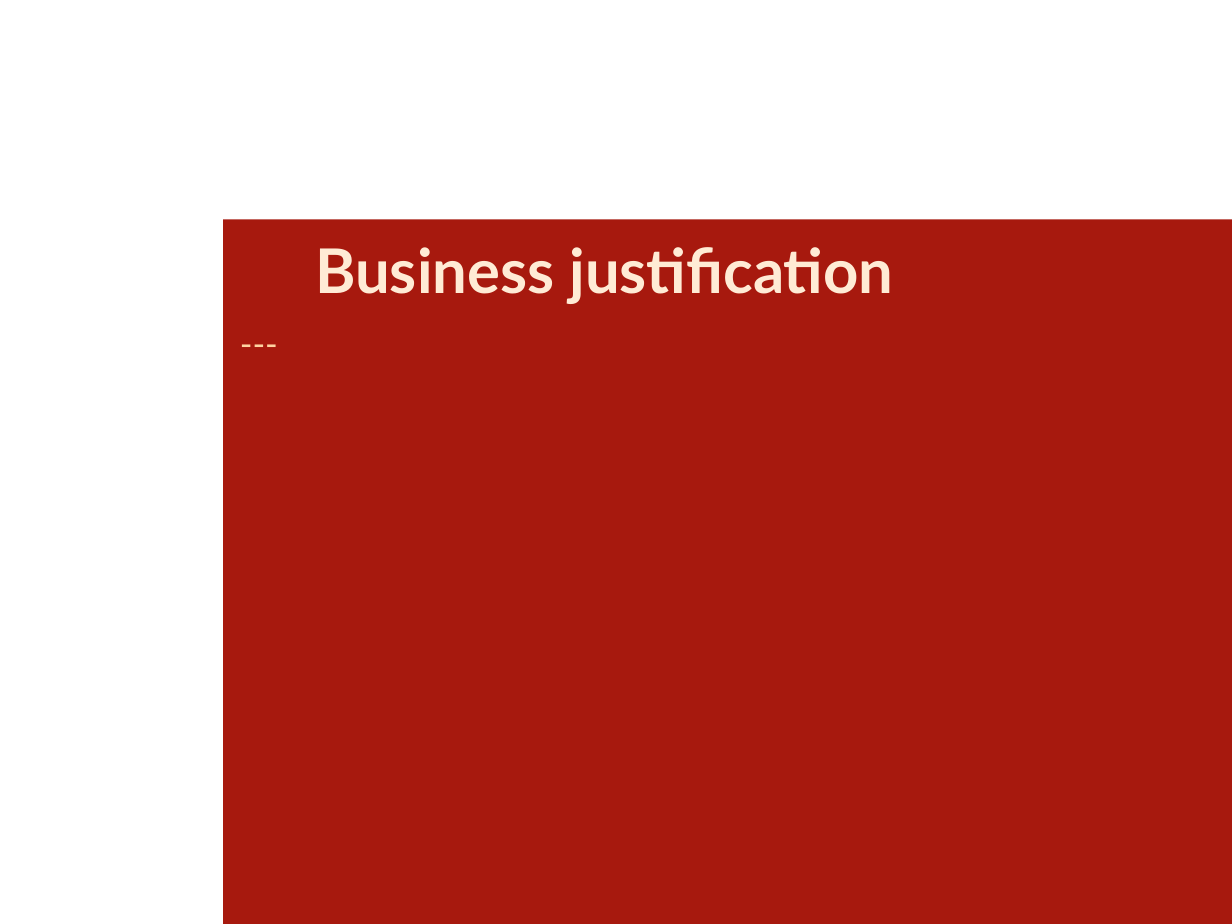
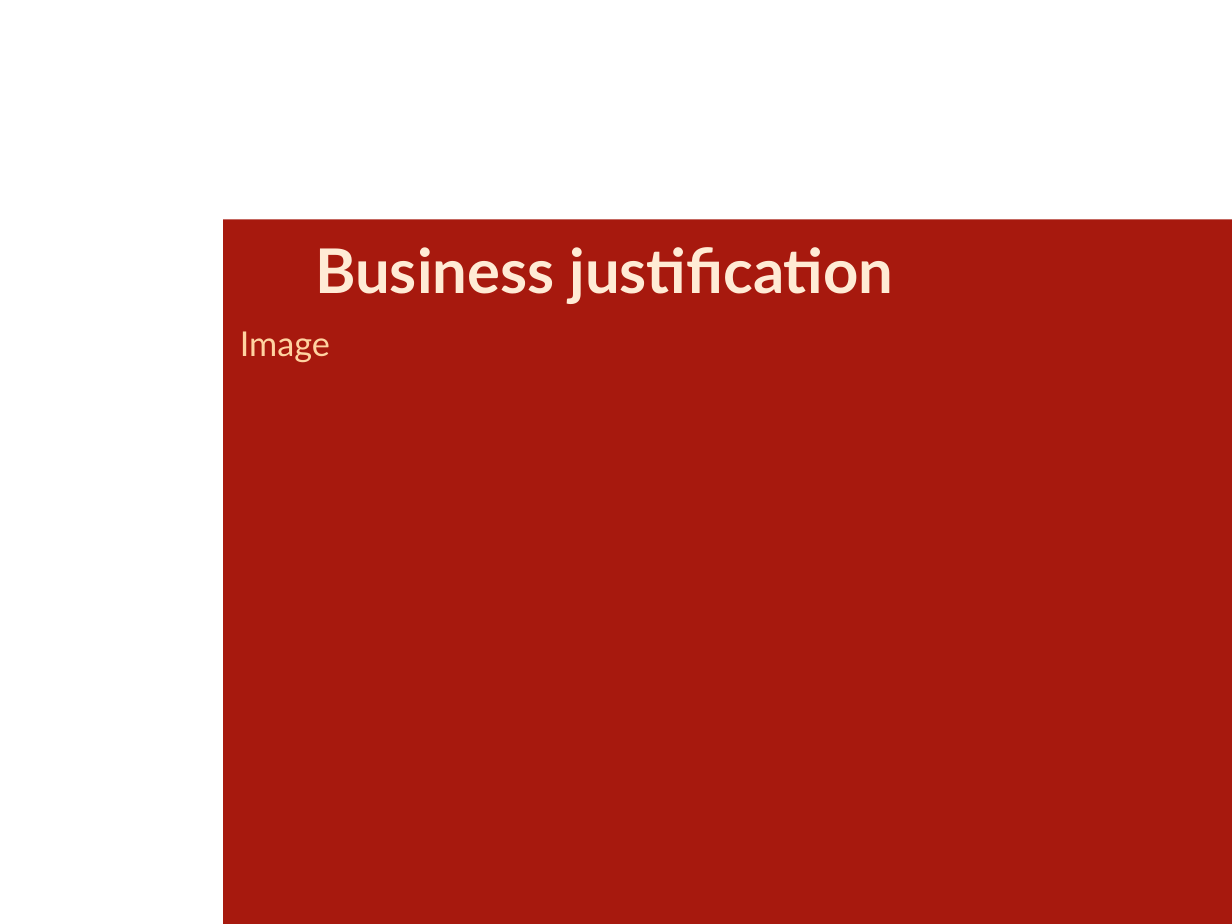
Before and after one commit to ppciesiolkiewicz/jpeg-coder, a slide deck: slide 2 of presentation1.odp. Drawn at 1232x924 pixels with LibreOffice and Linux fonts; fonts in the diff are those of the drawing; background and template pictures are left out. Boxes give left, top, right and bottom in pixels: in the first picture for what was removed or moved away, otherwise in the second. Text is boxed around its words. In the diff, an @@ line names an element or a change of style, - is before the commit and + after.

```diff
--- a/presentation1.odp
+++ b/presentation1.odp
@@ text at box(240, 331, 330, 363): text changed @@
----
+Image
```
Also in this commit, not shown: 4 other slides changed.
